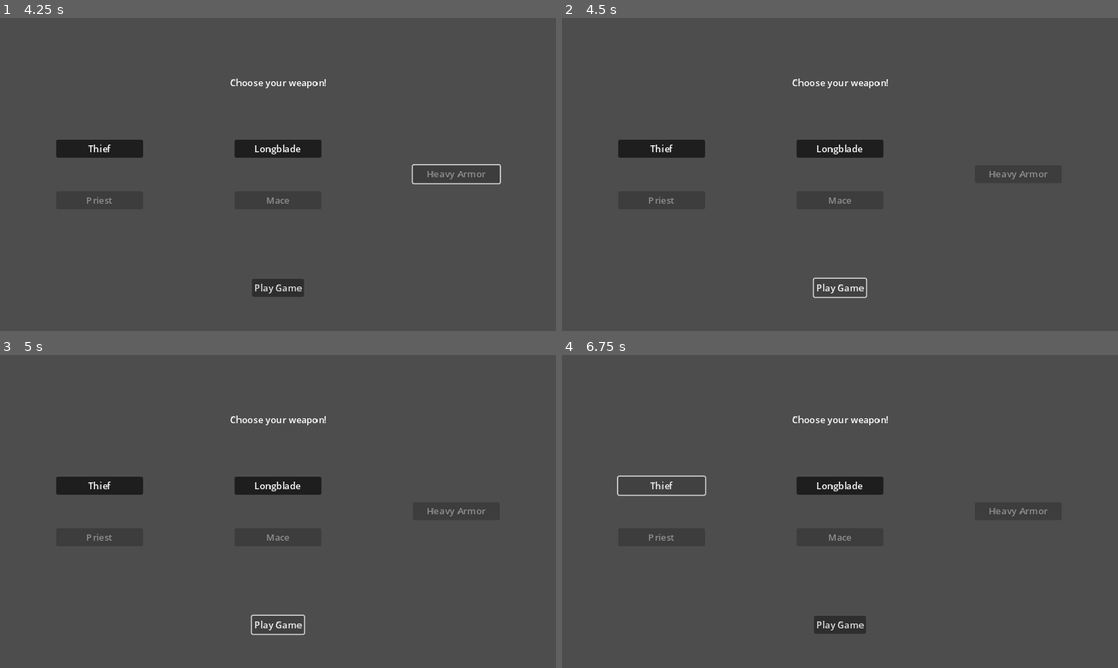
Above: before the commit, frames 1-4 (two rows, left to right).
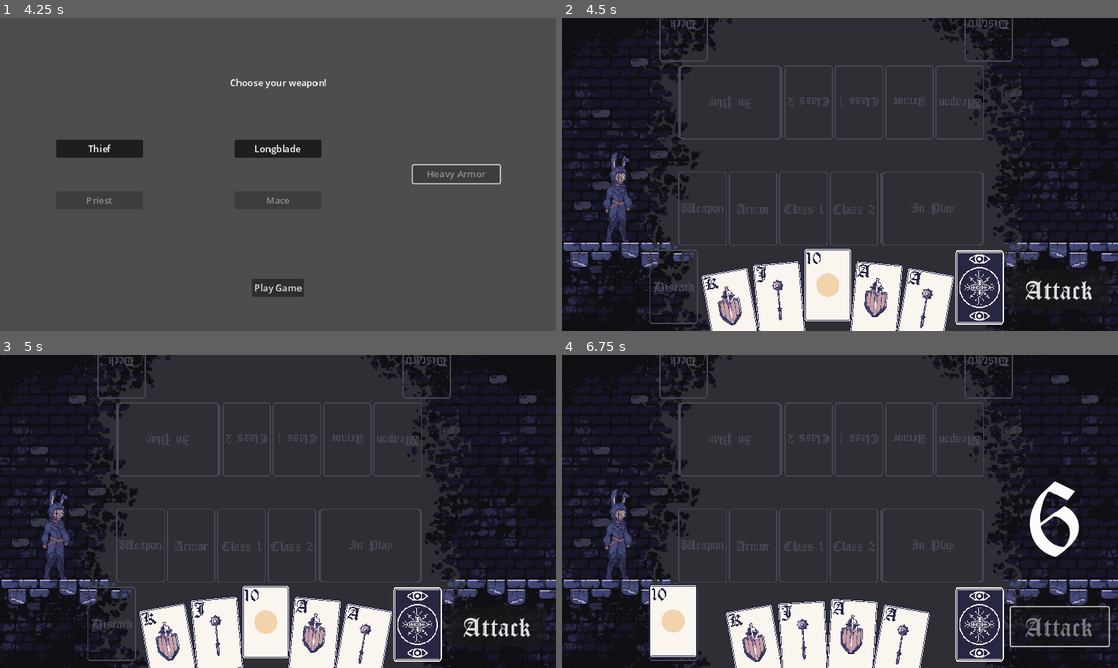
Above: after the commit, the same moments.

Repository: grahamcr4cker/PracticeCards
Game: Godot game, scene res://main_menu.tscn
Same seed, same stepped clock (60 frames per second), same inputs: the game is played once before the commit and once after it.
Inputs (mouse positions are in pixels of both pictures, inside the frame that each line leads up to):
- Up to frame 1 (4.25 s): click "Thief" at 0.5 s; click "Priest" at 1.25 s; click "Longblade" at 2 s; click "Mace" at 2.75 s; click "Heavy Armor" at 3.5 s
- Up to frame 2 (4.5 s): click "Play Game" at 4.25 s
- Up to frame 3 (5 s): no input
- Up to frame 4 (6.75 s): click (840, 624) at 5 s, where only the run before the commit has a clickable "Play Game"; click (1062, 627) at 5.75 s, where only the run after the commit has a clickable "Attack"; click (662, 486) at 6.5 s, where only the run before the commit has a clickable "Thief"

Frame 1 is identical in both runs. In frame 2, 93% of the frame differs, in the area x 0-100%, y 0-100%; in frame 3, 93%; in frame 4, 93%.
Error before the commit: Parse Error: Could not preload resource file "res://PlayableCard.tscn". (res://card_library.gd:49)

Commit message:
Attempt 4

Diff:
--- a/PlayableCard.gd
+++ b/PlayableCard.gd
@@ -53,7 +53,6 @@
 func _on_area_2d_input_event(_viewport, _event, _shape_idx):
 	if Input.is_action_just_released("leftclick"):
 		animation_tree["parameters/conditions/is_clicked"] = true
-		await get_tree().create_timer(.3).timeout
 		await get_tree().create_timer(.6).timeout
 		if is_face_card:
 			GameBoard.add_in_play_to_stack(duplicate())
--- a/PlayableCard.tscn
+++ b/PlayableCard.tscn
@@ -1,7 +1,6 @@
-[gd_scene load_steps=13 format=3 uid="uid://c2qfawiylebo5"]
 [gd_scene load_steps=19 format=3 uid="uid://c2qfawiylebo5"]
 
-[ext_resource type="Material" uid="uid://c2aiki26mcnqh" path="res://WhiteColorShader.tres" id="1_1bw0v"]
+[ext_resource type="Material" uid="uid://c2aiki26mcnqh" path="res://WhiteColorShader.tres" id="1_58mw1"]
 [ext_resource type="Texture2D" uid="uid://bhwmi0xufos0m" path="res://assets/Card Art/card_back.png" id="1_il4xp"]
 [ext_resource type="Script" path="res://PlayableCard.gd" id="2_sp0tm"]
 
@@ -38,9 +37,9 @@
 "values": [Vector2(0, 0), Vector2(0, -20)]
 }
 
-[sub_resource type="Animation" id="Animation_12ir5"]
-resource_name = "teleport_out"
-length = 0.6
+[sub_resource type="Animation" id="Animation_ic252"]
+resource_name = "teleport_in"
+length = 0.4
 tracks/0/type = "value"
 tracks/0/imported = false
 tracks/0/enabled = true
@@ -95,11 +94,10 @@
 
 [sub_resource type="AnimationLibrary" id="AnimationLibrary_y41vu"]
 _data = {
-"RESET": SubResource("Animation_khx1q"),
+"RESET": SubResource("Animation_310de"),
 "idle": SubResource("Animation_xwct2"),
-"snap_up": SubResource("Animation_2jh8b")
 "snap_up": SubResource("Animation_2jh8b"),
-"teleport_out": SubResource("Animation_12ir5")
+"teleport_in": SubResource("Animation_ic252")
 }
 
 [sub_resource type="RectangleShape2D" id="RectangleShape2D_dcb6b"]
@@ -111,8 +109,8 @@
 [sub_resource type="AnimationNodeAnimation" id="AnimationNodeAnimation_twr1o"]
 animation = &"snap_up"
 
-[sub_resource type="AnimationNodeAnimation" id="AnimationNodeAnimation_24ien"]
-animation = &"teleport_out"
+[sub_resource type="AnimationNodeAnimation" id="AnimationNodeAnimation_m6gmf"]
+animation = &"teleport_in"
 
 [sub_resource type="AnimationNodeStateMachineTransition" id="AnimationNodeStateMachineTransition_hjsq5"]
 advance_mode = 2
@@ -135,17 +133,16 @@
 states/idle/position = Vector2(352, 100)
 states/snap_up/node = SubResource("AnimationNodeAnimation_twr1o")
 states/snap_up/position = Vector2(538, 100)
-states/teleport_out/node = SubResource("AnimationNodeAnimation_24ien")
-states/teleport_out/position = Vector2(678, 100)
-transitions = ["Start", "idle", SubResource("AnimationNodeSt …(165 unchanged characters)… ransition_a22eq"), "snap_up", "teleport_out", SubResource("AnimationNodeStateMachineTransition_kekhs")]
+states/teleport_in/node = SubResource("AnimationNodeAnimation_m6gmf")
+states/teleport_in/position = Vector2(669, 100)
+transitions = ["Start", "idle", SubResource("AnimationNodeSt …(165 unchanged characters)… ransition_a22eq"), "snap_up", "teleport_in", SubResource("AnimationNodeStateMachineTransition_4khoa")]
 
-[sub_resource type="AnimationNodeStateMachinePlayback" id="AnimationNodeStateMachinePlayback_7215h"]
+[sub_resource type="AnimationNodeStateMachinePlayback" id="AnimationNodeStateMachinePlayback_mlw7h"]
 
 [node name="PlayableCard" type="Sprite2D"]
-material = ExtResource("1_1bw0v")
+material = ExtResource("1_58mw1")
 texture = ExtResource("1_il4xp")
-offset = Vector2(0, -3.98989)
-offset = Vector2(0, -5)
+offset = Vector2(0, -0.449464)
 script = ExtResource("2_sp0tm")
 
 [node name="Animation Player" type="AnimationPlayer" parent="."]
Not shown: 3 places in PlayableCard.tscn that only renumber resources
